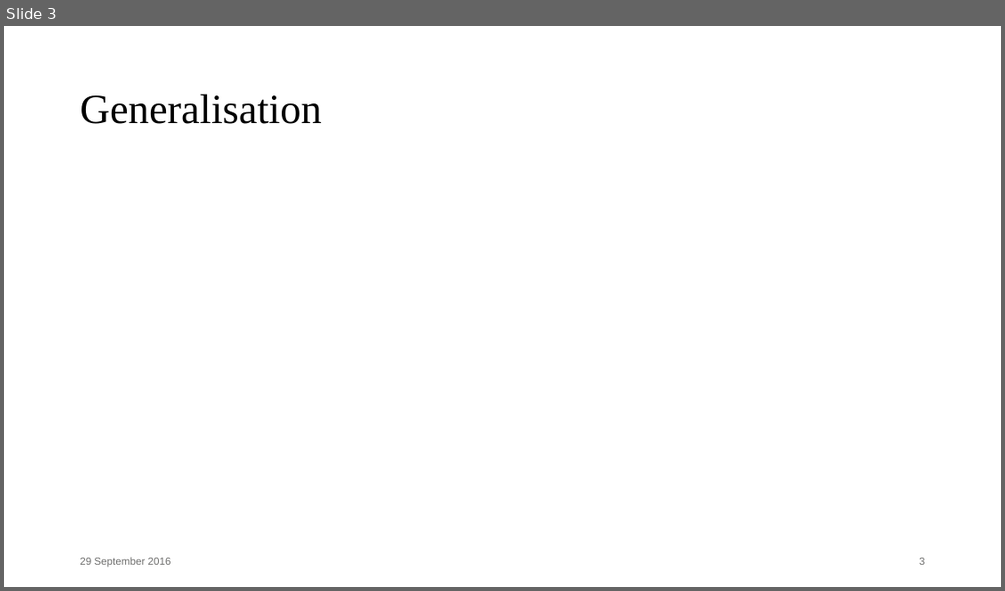
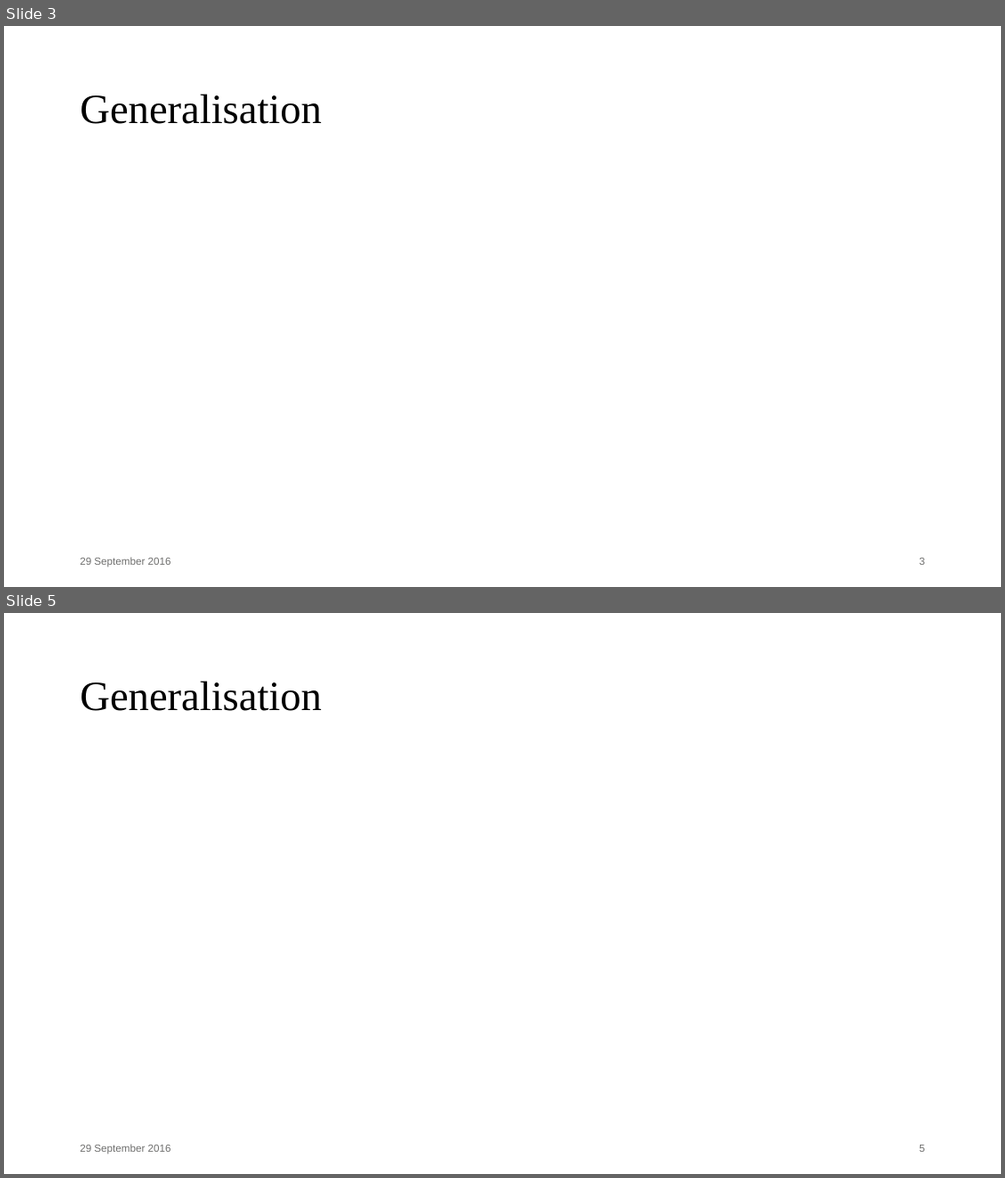
Before and after one commit to Aimenel/MT, a slide deck: presentations/Final Presentation/Final.pptx. Shown one above the other, each under a label of ours: slide 3 before the commit, slides 3 and 5 after it; the slides between them are not shown. The pictures are 1005x591 and 1005x1178 pixels, drawn with LibreOffice and Linux fonts; fonts in the diff are those of the drawing; grey boxes stand for pictures. Boxes give left, top, right and bottom in pixels: in the first picture for what was removed or moved away, otherwise in the second. Text is boxed around its words. In the diff, an @@ line names an element or a change of style, - is before the commit and + after.

```diff
--- a/presentations/Final Presentation/Final.pptx
+++ b/presentations/Final Presentation/Final.pptx
@@ slide 5 added at (4,613,1001,1174), background #FFFFFF @@
@@ title added at (80,681,322,711), 40 pt, text #000000 @@
+Generalisation
@@ text added at (80,1143,171,1154), 10 pt, text #6F6F6E @@
+29 September 2016
@@ page number added at (919,1144,924,1151), 10 pt, text #6F6F6E @@
+5
```
Also in this commit, not shown: 13 slides changed, 11 other slides added.
